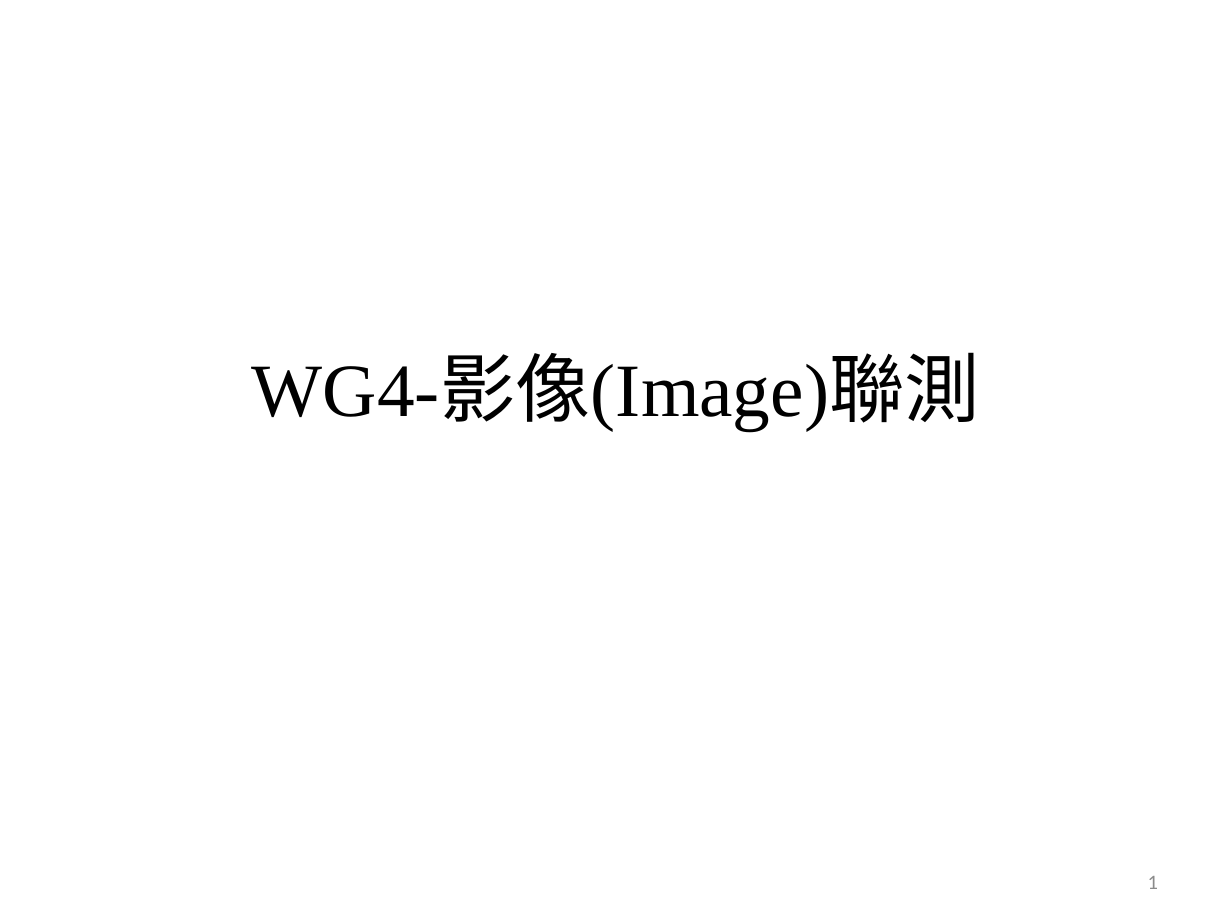
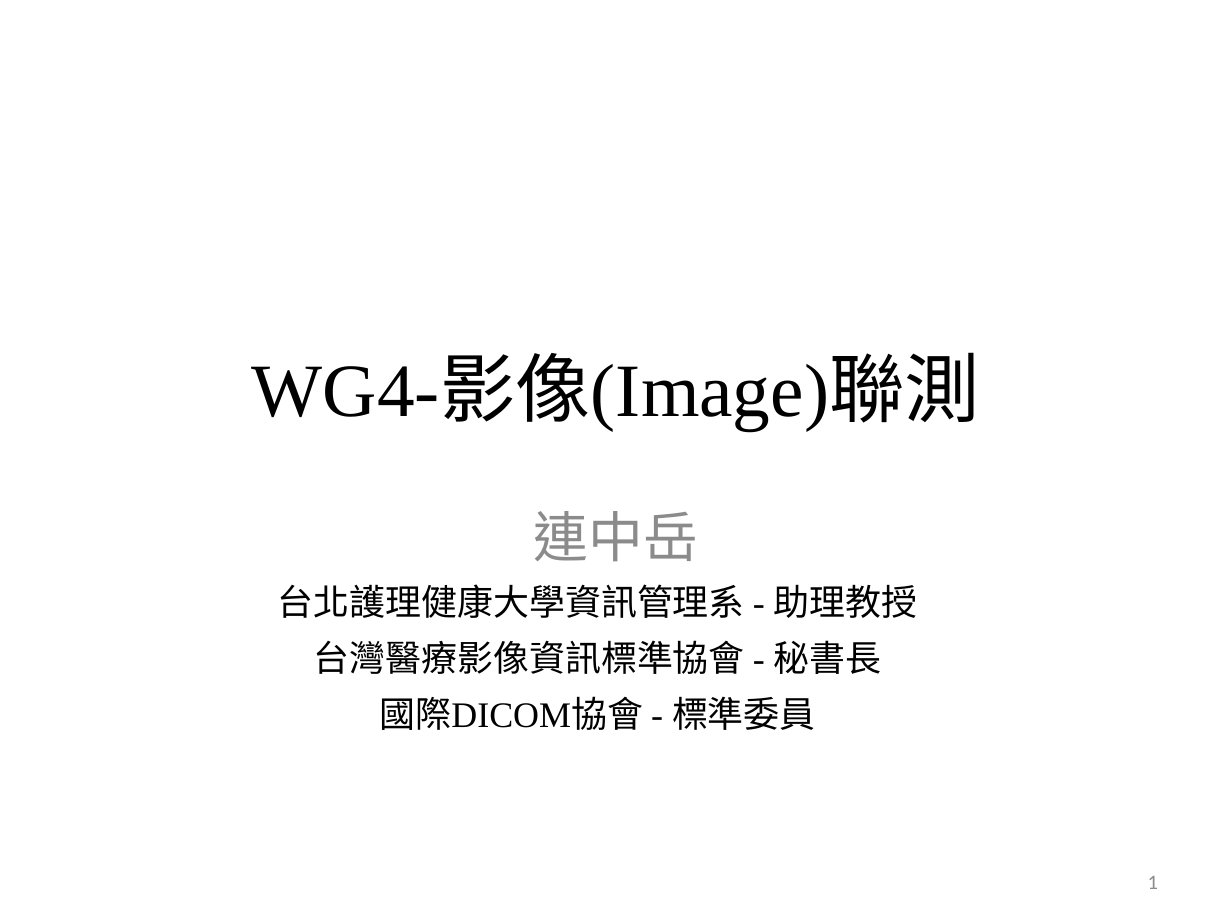
Before and after one commit to mos2718/MITW, a slide deck: slide 1 of 2020/docs/WG4.pptx. Drawn at 1232x924 pixels with LibreOffice and Linux fonts; fonts in the diff are those of the drawing. Boxes give left, top, right and bottom in pixels: in the first picture for what was removed or moved away, otherwise in the second. Text is boxed around its words. In the diff, an @@ line names an element or a change of style, - is before the commit and + after.

Commit message:
update content

```diff
--- a/2020/docs/WG4.pptx
+++ b/2020/docs/WG4.pptx
@@ subtitle added at (x1=534, y1=511, x2=698, y2=561), 32 pt, text #8C8C8C @@
+連中岳
@@ text added at (x1=278, y1=584, x2=918, y2=730), 21 pt, text #000000 @@
+台北護理健康大學資訊管理系 - 助理教授
+台灣醫療影像資訊標準協會 - 秘書長
+國際DICOM協會 - 標準委員
```
